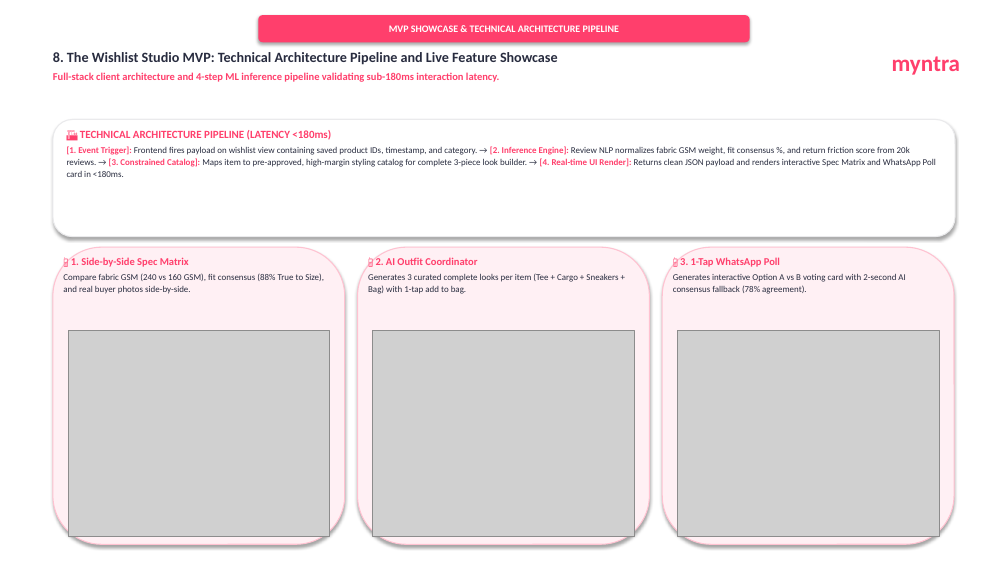
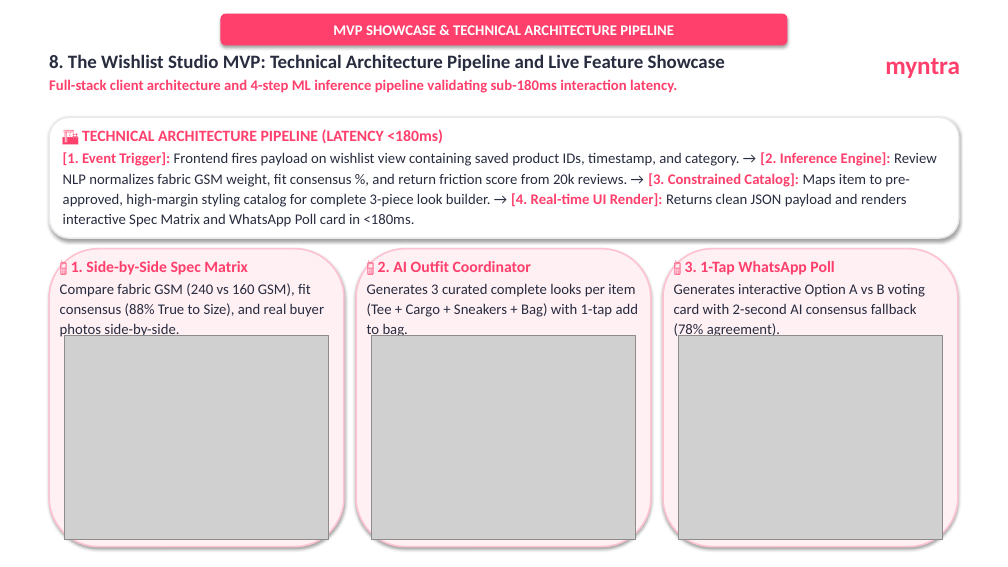
Before and after one commit to akhyashukla03/myntra, a slide deck: slide 8 of Myntra_Wishlist_Studio_10_Slide_Deck.pptx. Drawn at 1008x567 pixels with LibreOffice and Linux fonts; fonts in the diff are those of the drawing; grey boxes stand for pictures. Boxes give left, top, right and bottom in pixels: in the first picture for what was removed or moved away, otherwise in the second. Text is boxed around its words. In the diff, an @@ line names an element or a change of style, - is before the commit and + after.

Commit message:
fix(pptx): enforce strict minimum 14pt font size across all 10 presentation slides per evaluation guidelines

```diff
--- a/Myntra_Wishlist_Studio_10_Slide_Deck.pptx
+++ b/Myntra_Wishlist_Studio_10_Slide_Deck.pptx
@@ rounded rectangle "MVP SHOWCASE & TECHNICAL ARCHITECTURE ...": place and size @@
-rounded rectangle "MVP SHOWCASE & TECHNICAL ARCHITECTURE ..." at bbox=[259, 15, 750, 42]
+rounded rectangle "MVP SHOWCASE & TECHNICAL ARCHITECTURE ..." at bbox=[221, 14, 788, 45]
@@ rounded rectangle "MVP SHOWCASE & TECHNICAL ARCHITECTURE ..." at bbox=[221, 14, 788, 45]: size 9.5 to 14 pt @@
@@ text "8. The Wishlist Studio MVP: ..." at bbox=[49, 54, 725, 93]: size 13.5 to 18 pt in "8. The Wishlist Studio MVP: Technical Architecture ..."; size 10 to 14 pt in "Full-stack client architecture and 4-step ML inference ..." @@
@@ text "myntra" at bbox=[885, 58, 960, 78]: size 22 to 24 pt @@
@@ rounded rectangle: place and size @@
-rounded rectangle at bbox=[53, 119, 955, 237]
+rounded rectangle at bbox=[49, 117, 959, 238]
@@ rounded rectangle at bbox=[49, 117, 959, 238]: outline #EAEAEC 1 pt to #EAEAEC 1.5 pt @@
@@ text "🏗️ TECHNICAL ARCHITECTURE PIPELINE (LATENCY ..." at bbox=[63, 129, 937, 227]: size 10.5 to 15 pt in "🏗️ TECHNICAL ARCHITECTURE PIPELINE (LATENCY <180ms)"; size 8.5 to 14 pt in "[1. Event Trigger]: Frontend fires payload on ..."; line spacing 1.12 to 1.15 @@
@@ rounded rectangle: place and size @@
-rounded rectangle at bbox=[53, 247, 345, 544]
+rounded rectangle at bbox=[49, 249, 344, 547]
@@ text "📱 1. Side-by-Side Spec Matrix" at bbox=[60, 261, 324, 338]: size 10 to 15 pt in "📱 1. Side-by-Side Spec Matrix"; size 8.5 to 14 pt in "Compare fabric GSM (240 vs 160 GSM), ..." @@
@@ text "📱 2. AI Outfit Coordinator" at bbox=[367, 261, 638, 338]: size 10 to 15 pt in "📱 2. AI Outfit Coordinator"; size 8.5 to 14 pt in "Generates 3 curated complete looks per item ..." @@
@@ outline #FFC2D1 1 pt to #FFC2D1 1.5 pt in 3 elements at bbox=[356, 249, 651, 547], bbox=[49, 249, 344, 547], bbox=[663, 249, 958, 547] @@
@@ rounded rectangle: place and size @@
-rounded rectangle at bbox=[662, 247, 954, 544]
+rounded rectangle at bbox=[663, 249, 958, 547]
@@ text "📱 3. 1-Tap WhatsApp Poll" at bbox=[674, 261, 925, 338]: size 10 to 15 pt in "📱 3. 1-Tap WhatsApp Poll"; size 8.5 to 14 pt in "Generates interactive Option A vs B voting ..." @@
@@ picture: place and size @@
-picture at bbox=[68, 330, 330, 537]
+picture at bbox=[64, 336, 329, 539]
@@ picture: place and size @@
-picture at bbox=[373, 330, 634, 537]
+picture at bbox=[371, 336, 636, 539]
@@ picture: place and size @@
-picture at bbox=[678, 330, 939, 537]
+picture at bbox=[678, 336, 943, 539]
```
Also in this commit, not shown: 9 other slides changed, 2 other files.
